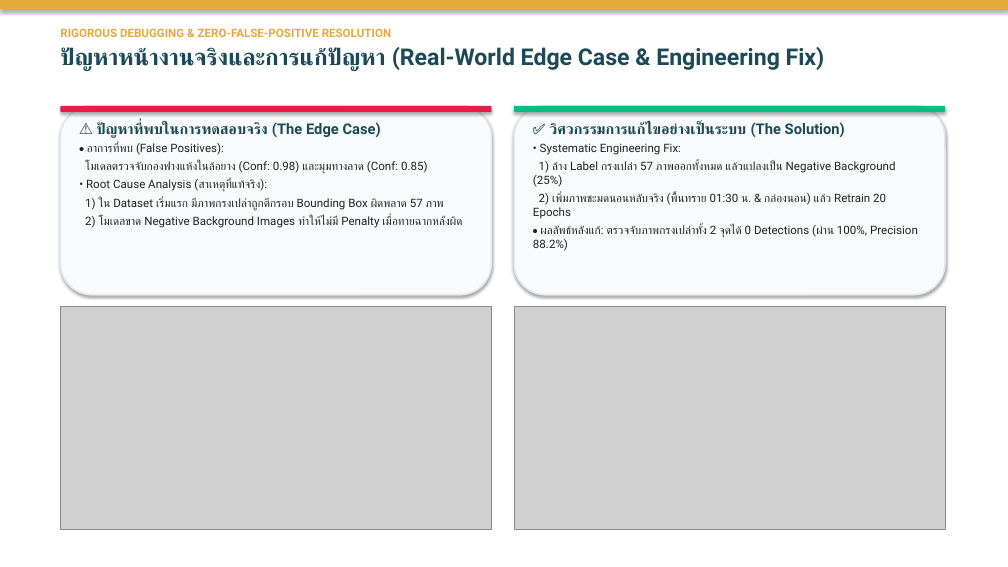
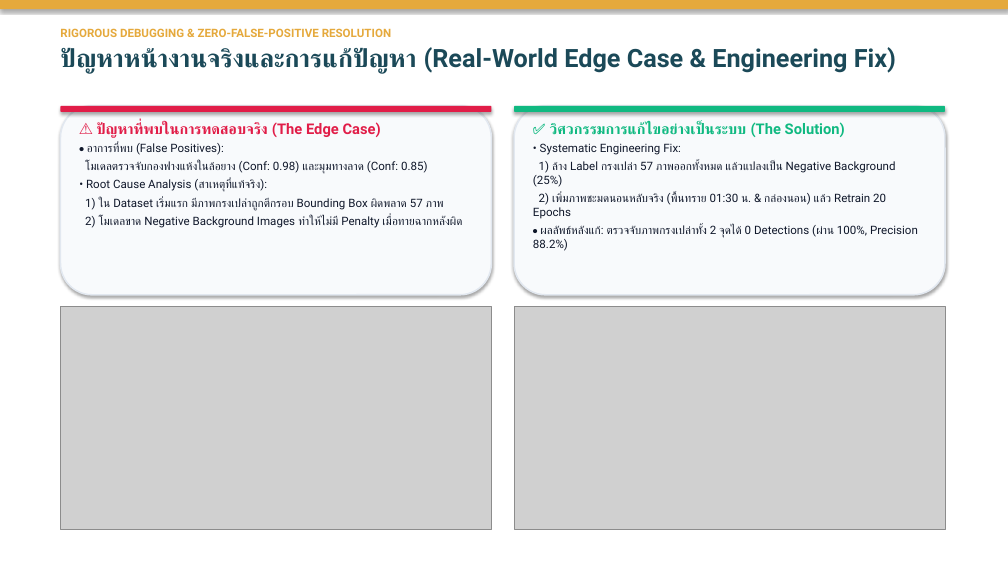
Before and after one commit to Kokokua/Project-CMZ, a slide deck: slide 8 of finish/Image_Processing_Presentation_Phase2_Final.pptx. Drawn at 1008x567 pixels with LibreOffice and Linux fonts; fonts in the diff are those of the drawing; grey boxes stand for pictures. Boxes give left, top, right and bottom in pixels: in the first picture for what was removed or moved away, otherwise in the second. Text is boxed around its words. In the diff, an @@ line names an element or a change of style, - is before the commit and + after.

```diff
--- a/finish/Image_Processing_Presentation_Phase2_Final.pptx
+++ b/finish/Image_Processing_Presentation_Phase2_Final.pptx
@@ text at box(60, 47, 896, 74): size 22 to 24 pt in "ปัญหาหน้างานจริงและการแก้ปัญหา (Real-World Edge Case & Engin ..." @@
@@ text "⚠️ ปัญหาที่พบในการทดสอบจริง (The Edge Case)" at box(79, 122, 462, 228): text colour #1B4958 to #E11D48 in "⚠️ ปัญหาที่พบในการทดสอบจริง (The Edge Case)"; text colour #222222 to #0F172A in "• อาการที่พบ (False Positives):", "โมเดลตรวจจับกองฟางแห้งในล้อยาง (Conf: 0.98) และมุมทางลาด (Co ...", "• Root Cause Analysis (สาเหตุที่แท้จริง):", "1) ใน Dataset เริ่มแรก มีภาพกรงเปล่าถูกตีกรอบ Bounding Box ..." and 1 more places @@
@@ text "✅ วิศวกรรมการแก้ไขอย่างเป็นระบบ (The Solution)" at box(533, 122, 918, 251): text colour #1B4958 to #10B981 in "✅ วิศวกรรมการแก้ไขอย่างเป็นระบบ (The Solution)"; text colour #222222 to #0F172A in "• Systematic Engineering Fix:", "1) ล้าง Label กรงเปล่า 57 ภาพออกทั้งหมด แล้วแปลงเป็น ...", "2) เพิ่มภาพชะมดนอนหลับจริง (พื้นทราย 01:30 น. & กล่องนอน) ...", "• ผลลัพธ์หลังแก้: ตรวจจับภาพกรงเปล่าทั้ง 2 จุดได้ 0 Detectio ..." @@
```
Also in this commit, not shown: 9 other slides changed, 5 slides added.
